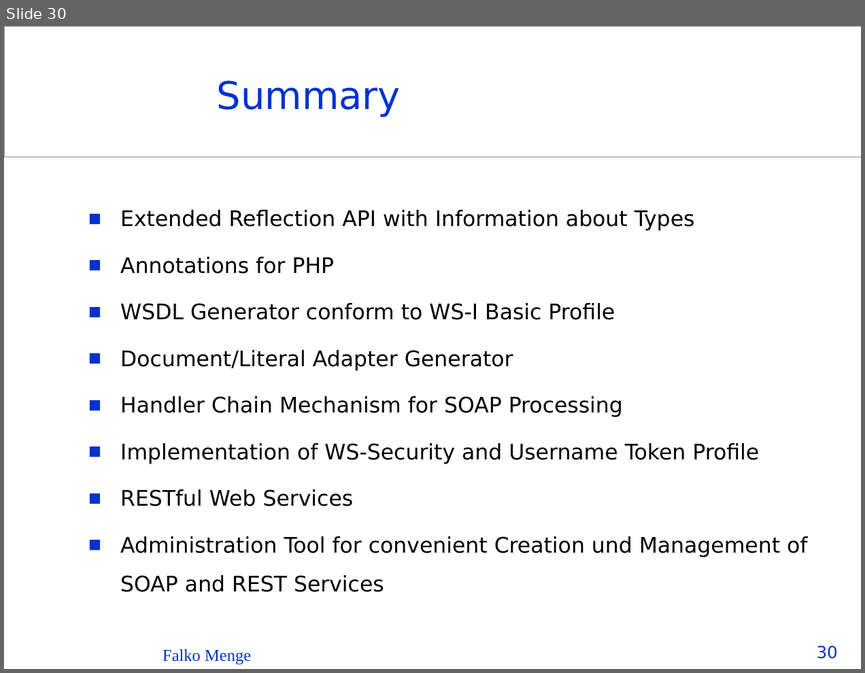
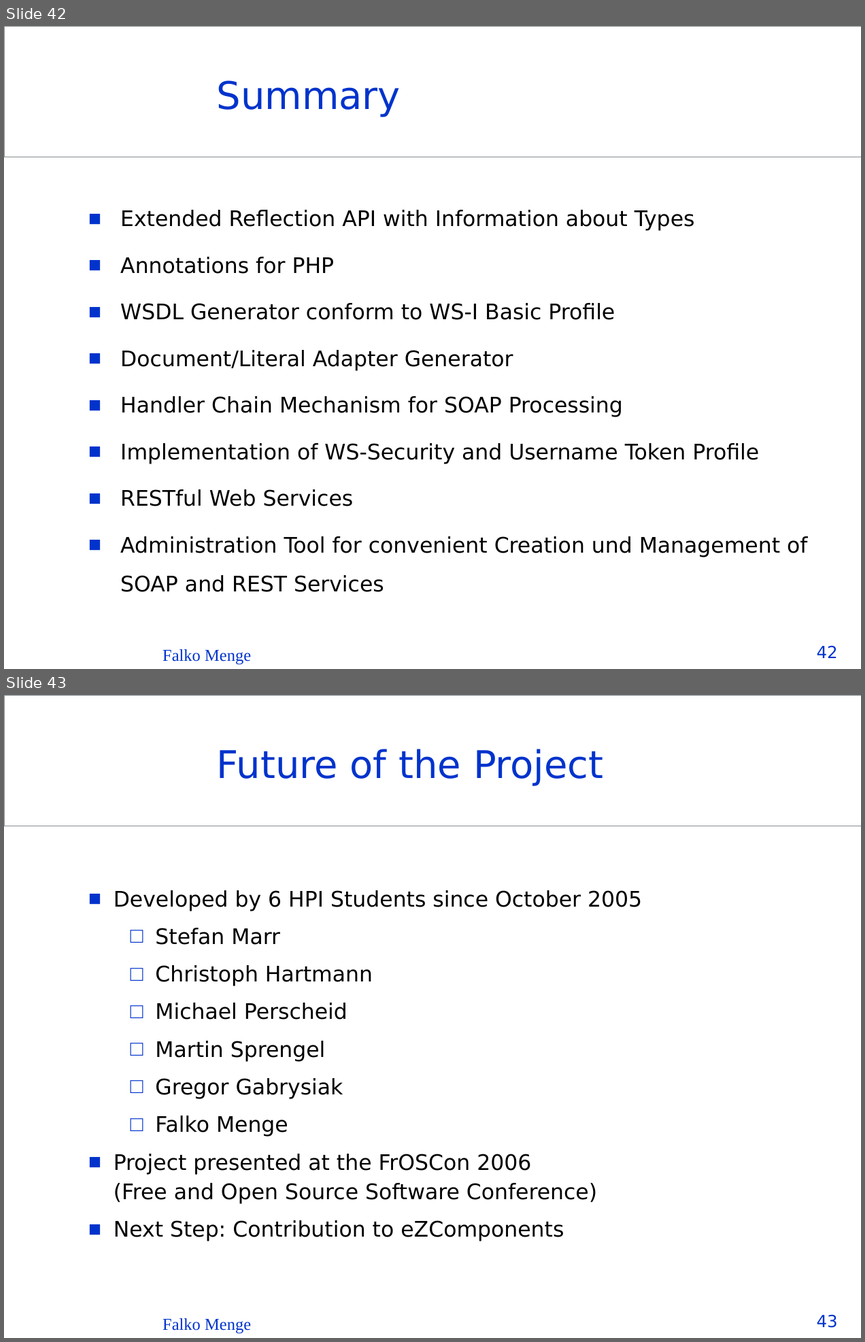
Before and after one commit to Seb35/InstantSVC, a slide deck: doc/presentations/InstantSVC - The PHP Web Service Builder.ppt. Shown one above the other, each under a label of ours: slide 30 before the commit, slides 42 and 43 after it. The pictures are 865x673 and 865x1342 pixels, drawn with LibreOffice and Linux fonts; fonts in the diff are those of the drawing; background and template pictures are left out. Boxes give left, top, right and bottom in pixels: in the first picture for what was removed or moved away, otherwise in the second. Text is boxed around its words. In the diff, an @@ line names an element or a change of style, - is before the commit and + after.

```diff
--- a/doc/presentations/InstantSVC - The PHP Web Service Builder.ppt
+++ b/doc/presentations/InstantSVC - The PHP Web Service Builder.ppt
@@ slide 43 added at [4,695,861,1338], background #FFFFFF; not listed: 1 template element that a slide beside it also shows @@
@@ title added at [217,749,604,786], 32 pt, text #0033CC @@
+Future of the Project
@@ text added at [113,890,642,1241], 18 pt, text #000000 @@
+  ■ Developed by 6 HPI Students since October 2005
+    □ Stefan Marr
+    □ Christoph Hartmann
+    □ Michael Perscheid
+    □ Martin Sprengel
+    □ Gregor Gabrysiak
+    □ Falko Menge
+  ■ Project presented at the FrOSCon 2006
+    (Free and Open Source Software Conference)
+  ■ Next Step: Contribution to eZComponents
@@ text added at [162,1318,251,1334], 14 pt, text #0033CC @@
+Falko Menge
@@ page number added at [817,1314,838,1327], 14 pt, text #0033CC @@
+43
@@ what was slide 30 is now slide 42 @@
@@ page number at [817,645,838,658]: text changed @@
-30
+42
```
Also in this commit, not shown: 22 slides changed, 7 other slides added.
